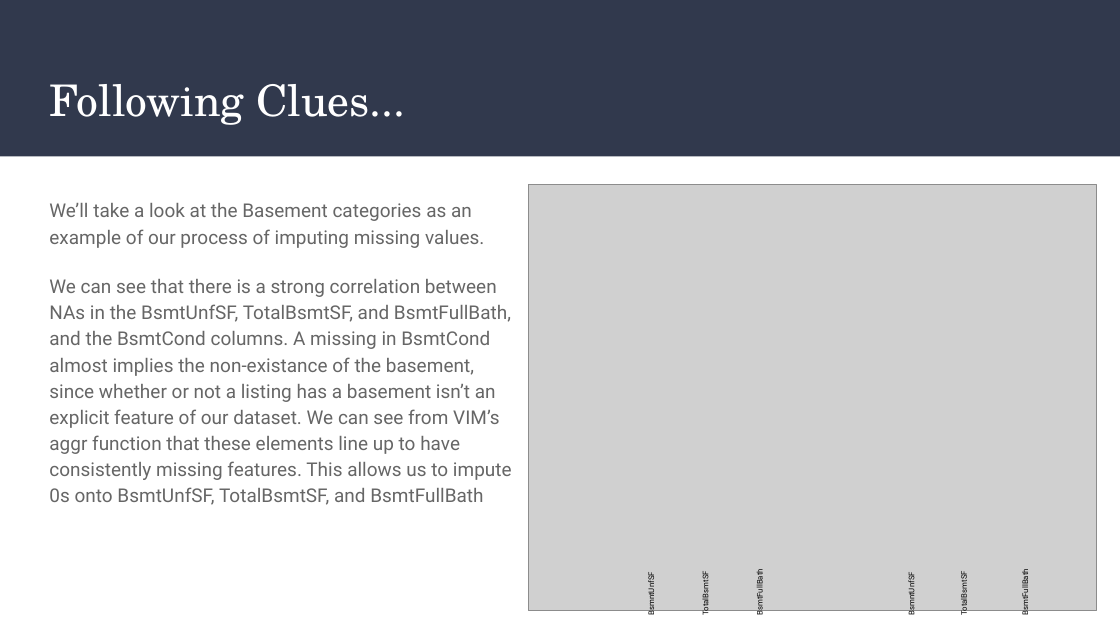
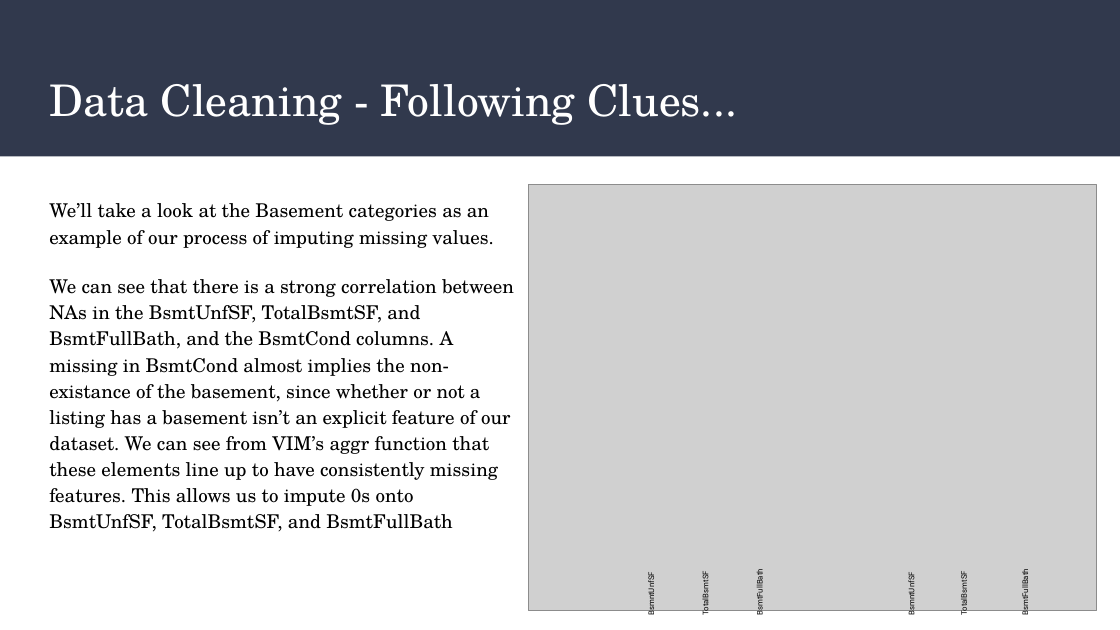
Before and after one commit to saudino480/machina_ex_kaggle, a slide deck: slide 3 of presentation/Machina-Ex-Kaggle Presentation_beta.pptx (slide 4 before the commit). Drawn at 1120x630 pixels with LibreOffice and Linux fonts; fonts in the diff are those of the drawing; grey boxes stand for pictures. Boxes give left, top, right and bottom in pixels: in the first picture for what was removed or moved away, otherwise in the second. Text is boxed around its words. In the diff, an @@ line names an element or a change of style, - is before the commit and + after.

```diff
--- a/presentation/Machina-Ex-Kaggle Presentation_beta.pptx
+++ b/presentation/Machina-Ex-Kaggle Presentation_beta.pptx
@@ title at (x1=49, y1=84, x2=737, y2=125): text changed @@
-Following Clues...
+Data Cleaning - Following Clues...
@@ text "We’ll take a look at ..." at (x1=49, y1=203, x2=514, y2=532): font Roboto to TeX Gyre Schola, text colour #666666 to #000000 @@
```
Also in this commit, not shown: 11 other slides changed, 1 slide added, 2 other files.
